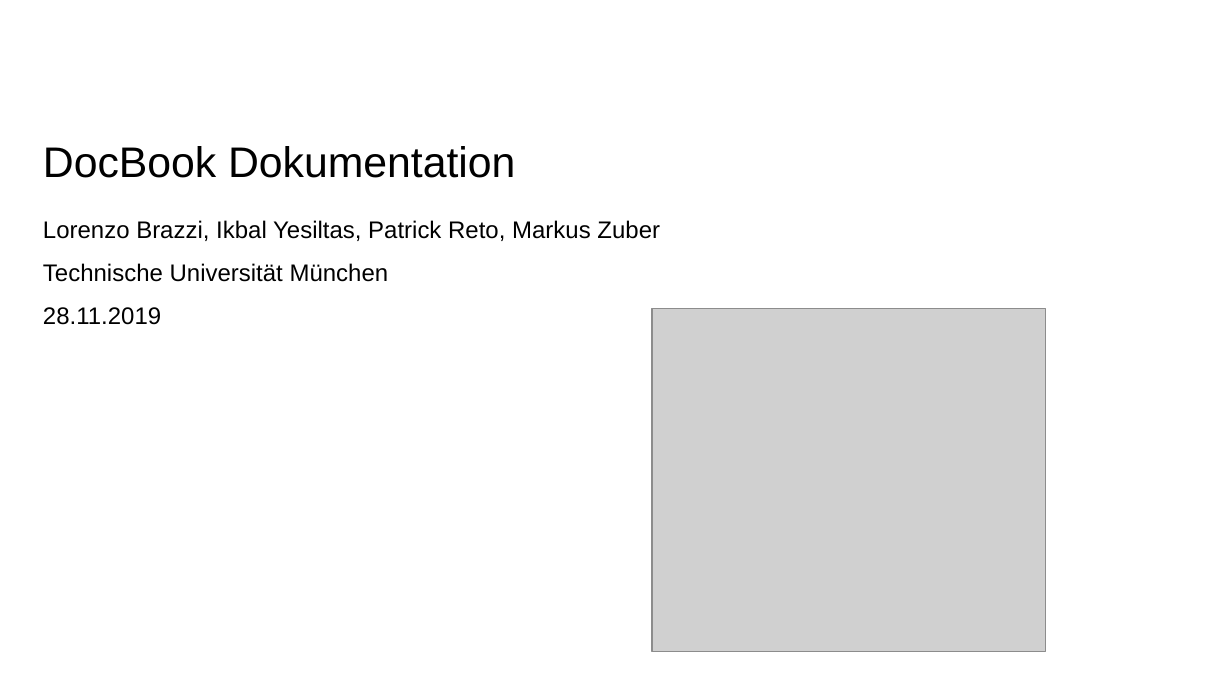
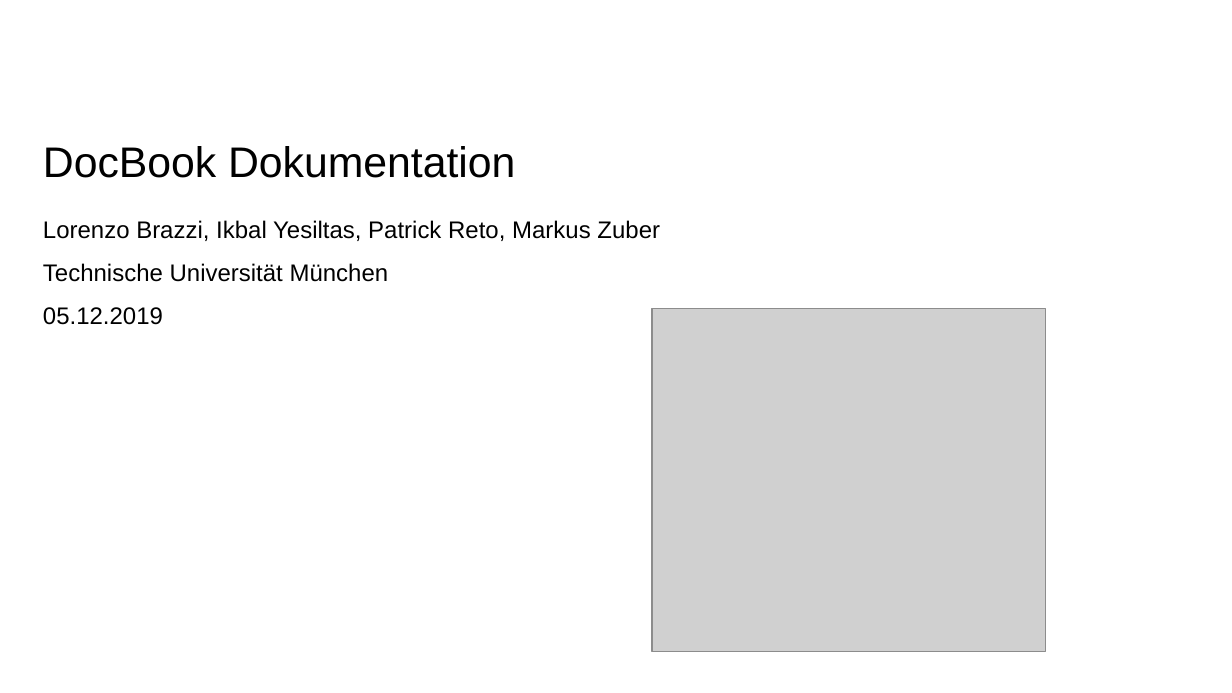
Before and after one commit to LorenzoBrazzi-zz/XML_Praktikum, a slide deck: slide 1 of Präsentationen/PP_notenbonus v2.pptx. Drawn at 1232x693 pixels with LibreOffice and Linux fonts; fonts in the diff are those of the drawing; grey boxes stand for pictures; background and template pictures are left out. Boxes give left, top, right and bottom in pixels: in the first picture for what was removed or moved away, otherwise in the second. Text is boxed around its words. In the diff, an @@ line names an element or a change of style, - is before the commit and + after.

```diff
--- a/Präsentationen/PP_notenbonus v2.pptx
+++ b/Präsentationen/PP_notenbonus v2.pptx
@@ text at bbox=[43, 307, 163, 325]: text changed @@
-28.11.2019
+05.12.2019
```
Also in this commit, not shown: 2 other slides changed, 2 other files.
